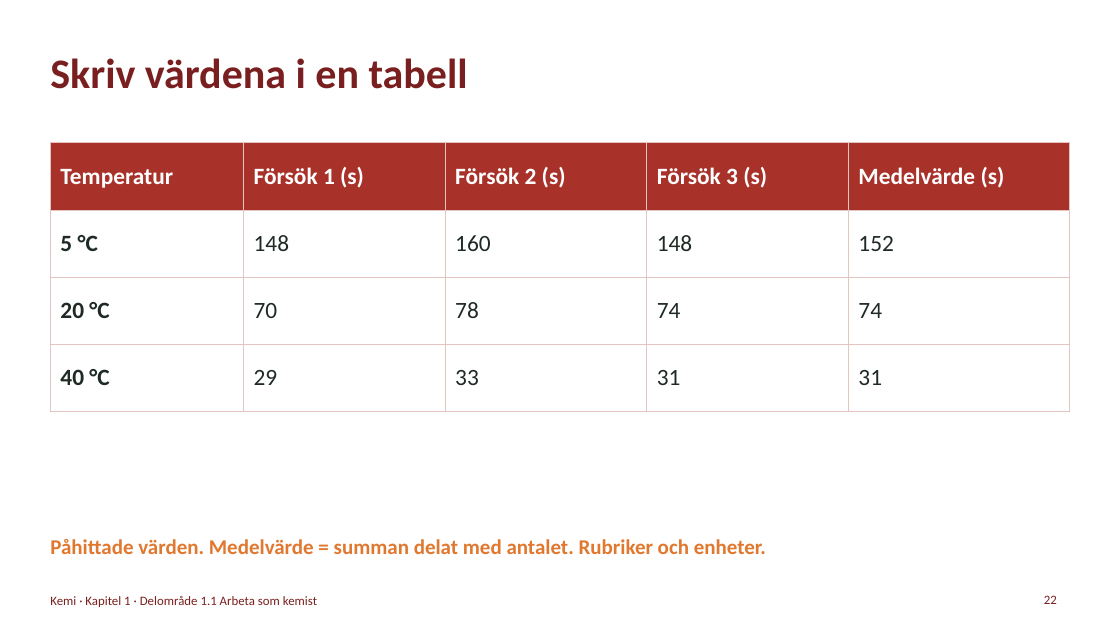
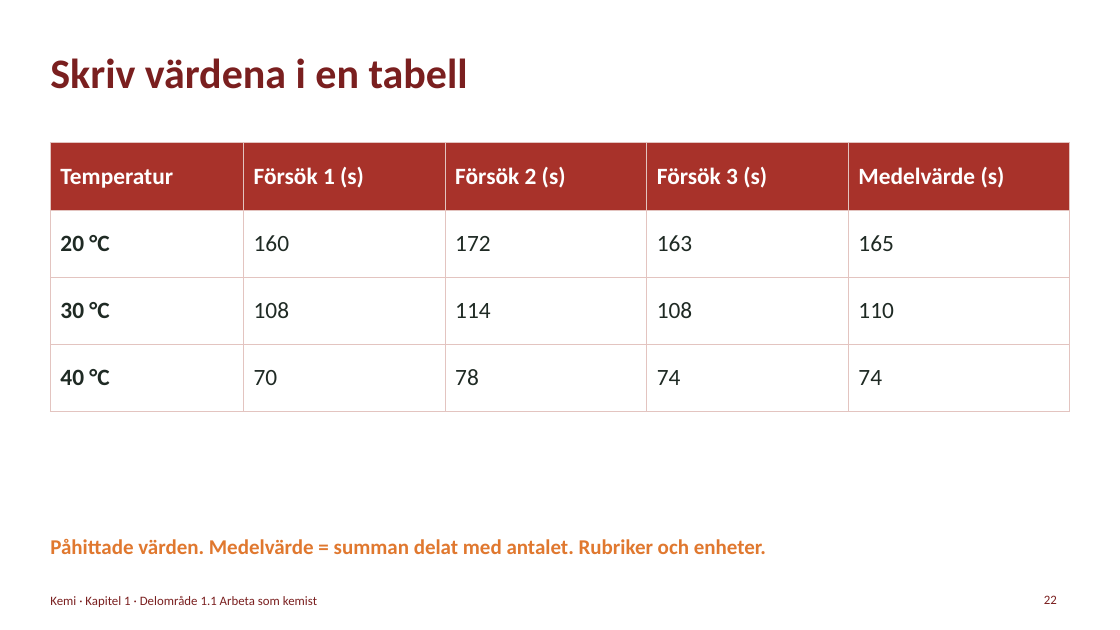
Before and after one commit to sweviktor95/pluggis, a slide deck: slide 22 of planering/kemi-omrade1/kemi-1-kemi-som-vetenskap.pptx. Drawn at 1120x630 pixels with LibreOffice and Linux fonts; fonts in the diff are those of the drawing. Boxes give left, top, right and bottom in pixels: in the first picture for what was removed or moved away, otherwise in the second. Text is boxed around its words. In the diff, an @@ line names an element or a change of style, - is before the commit and + after.

```diff
--- a/planering/kemi-omrade1/kemi-1-kemi-som-vetenskap.pptx
+++ b/planering/kemi-omrade1/kemi-1-kemi-som-vetenskap.pptx
@@ table at (50, 143, 1070, 389) @@
-row 2: 5 °C | 148 | 160 | 148 | 152
+row 2: 20 °C | 160 | 172 | 163 | 165
-row 3: 20 °C | 70 | 78 | 74 | 74
+row 3: 30 °C | 108 | 114 | 108 | 110
-row 4: 40 °C | 29 | 33 | 31 | 31
+row 4: 40 °C | 70 | 78 | 74 | 74
```
Also in this commit, not shown: 9 other slides changed, 40 other files.
